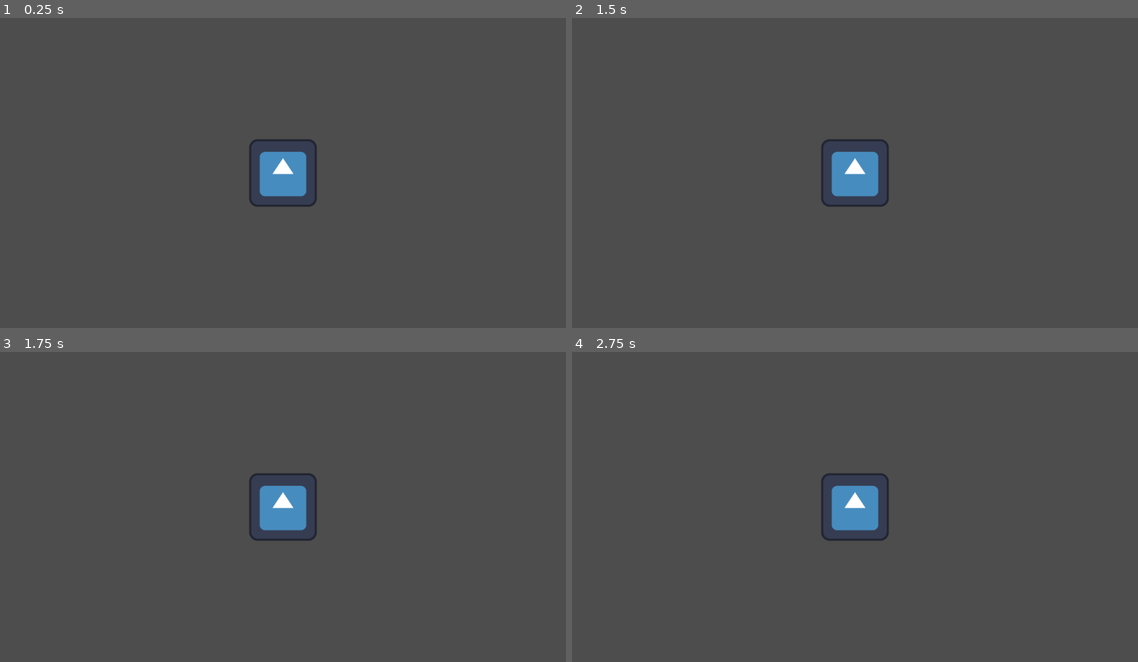
Above: before the commit, frames 1-4 (two rows, left to right).
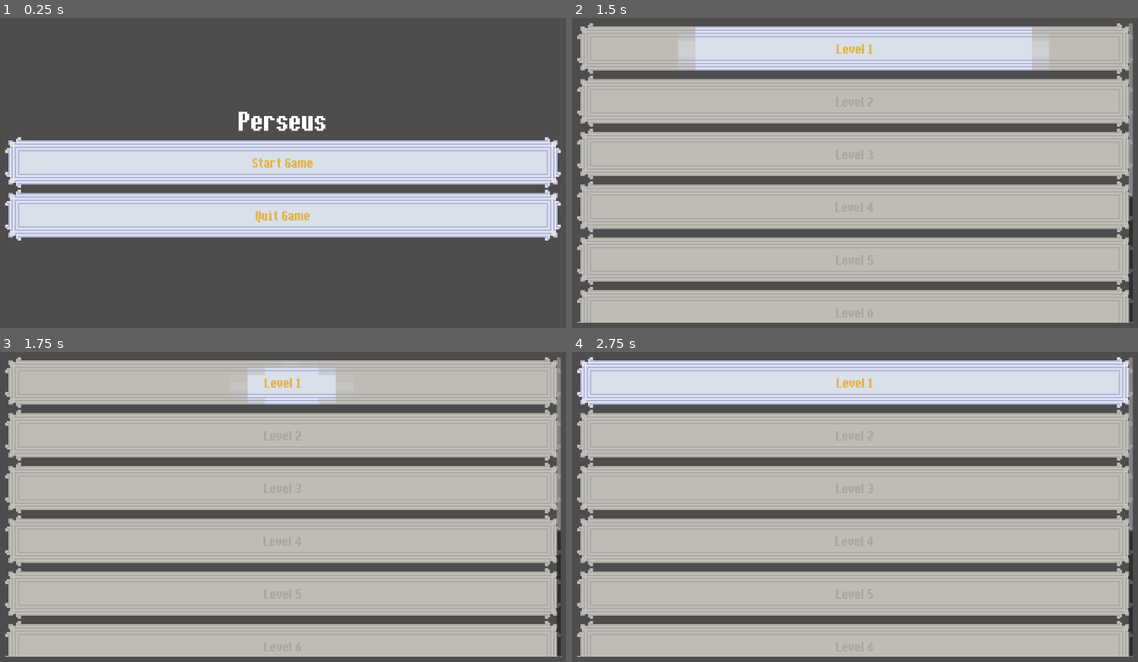
Above: after the commit, the same moments.

Repository: NicoUnd/cam-game-jam-26-repo
Game: Godot game, scene res://scenes/ui/main_menu.tscn
Two runs of this game, one before a commit and one after it. Both use one fixed random seed, a clock stepped at 60 frames per second and the inputs below. Before the commit the project starts from res://scenes/test_scenes/nic_test_scene.tscn. The engine's default icon, where the game draws it, is replaced by a stand-in: a white triangle on a blue panel in a dark square.
Inputs (mouse positions are in pixels of both pictures, inside the frame that each line leads up to):
- Up to frame 1 (0.25 s): no input
- Up to frame 2 (1.5 s): click (855, 163) at 0.52 s; click (855, 49) at 1.27 s
- Up to frame 3 (1.75 s): no input
- Up to frame 4 (2.75 s): tap Enter (ui_accept) at 2, 2.27 s; move the mouse to (990, 488) at 2.02 s; hold D (right) from 2.03 s (still down); tap Shift (Dash) at 2.1 s

The runs differ from the first frame. In frame 1, 29% of the frame differs, in the area x 0-100%, y 30-72%; in frame 2, 81%; in frame 3, 81%; in frame 4, 81%, in the area x 0-100%, y 1-99%.

Commit message:
level select

Diff:
--- a/project.godot
+++ b/project.godot
@@ -11,7 +11,7 @@
 [application]
 
 config/name="CamGameJam26"
-run/main_scene="uid://clx7te0yh7qd7"
+run/main_scene="uid://dudgtjljsy10w"
 config/features=PackedStringArray("4.6", "Forward Plus")
 config/icon="res://icon.svg"
 
--- /dev/null
+++ b/scenes/ui/button.tscn
@@ -0,0 +1,57 @@
+[gd_scene format=3 uid="uid://bvfh111qyafjd"]
+
+[ext_resource type="Script" uid="uid://bdx36qttw3ft8" path="res://scripts/button.gd" id="1_mrrss"]
+[ext_resource type="Shader" uid="uid://ktmwyg86ce11" path="res://shaders/petrification.gdshader" id="2_y0w6a"]
+[ext_resource type="Texture2D" uid="uid://7sjs0o1hpc0c" path="res://assets/sprites/button.png" id="3_cxawc"]
+[ext_resource type="FontFile" uid="uid://bekfx0qjolqss" path="res://assets/fonts/ithaca-font/Ithaca-LVB75.ttf" id="4_m4qnx"]
+
+[sub_resource type="ShaderMaterial" id="ShaderMaterial_x2yvf"]
+shader = ExtResource("2_y0w6a")
+shader_parameter/use_canvas_group = true
+shader_parameter/spritesheet_frames = Vector2(1, 1)
+shader_parameter/progress = 0.0
+shader_parameter/stone_tint = Color(0.62091947, 0.5992716, 0.55412227, 1)
+shader_parameter/tint_weight = 0.50000002375
+shader_parameter/edge_blur = 0.05
+shader_parameter/pixel_resolution = Vector2(32, 8)
+
+[node name="Button" type="Control" unique_id=1402378235]
+custom_minimum_size = Vector2(0, 96)
+layout_mode = 3
+anchors_preset = 0
+script = ExtResource("1_mrrss")
+
+[node name="TextureButton" type="TextureButton" parent="." unique_id=760975221]
+layout_mode = 1
+anchors_preset = 15
+anchor_right = 1.0
+anchor_bottom = 1.0
+grow_horizontal = 2
+grow_vertical = 2
+
+[node name="CanvasGroup" type="CanvasGroup" parent="." unique_id=482358468]
+material = SubResource("ShaderMaterial_x2yvf")
+
+[node name="NinePatchRect" type="NinePatchRect" parent="CanvasGroup" unique_id=1058684425]
+custom_minimum_size = Vector2(160, 96)
+offset_right = 1052.0
+offset_bottom = 96.0
+size_flags_horizontal = 4
+texture = ExtResource("3_cxawc")
+patch_margin_left = 30
+patch_margin_top = 30
+patch_margin_right = 30
+patch_margin_bottom = 30
+
+[node name="Label" type="Label" parent="CanvasGroup/NinePatchRect" unique_id=428957364]
+layout_mode = 1
+anchors_preset = 15
+anchor_right = 1.0
+anchor_bottom = 1.0
+grow_horizontal = 2
+grow_vertical = 2
+theme_override_colors/font_color = Color(0.8901961, 0.7058824, 0.28235295, 1)
+theme_override_fonts/font = ExtResource("4_m4qnx")
+theme_override_font_sizes/font_size = 32
+horizontal_alignment = 1
+vertical_alignment = 1
--- /dev/null
+++ b/scenes/ui/level_select.tscn
@@ -0,0 +1,80 @@
+[gd_scene format=3 uid="uid://bvc40bv3r8kwj"]
+
+[ext_resource type="PackedScene" uid="uid://bvfh111qyafjd" path="res://scenes/ui/button.tscn" id="1_x15a5"]
+
+[node name="LevelSelect" type="Control" unique_id=1981150301]
+layout_mode = 3
+anchors_preset = 15
+anchor_right = 1.0
+anchor_bottom = 1.0
+grow_horizontal = 2
+grow_vertical = 2
+
+[node name="MarginContainer" type="MarginContainer" parent="." unique_id=1705746228]
+layout_mode = 1
+anchors_preset = 15
+anchor_right = 1.0
+anchor_bottom = 1.0
+grow_horizontal = 2
+grow_vertical = 2
+theme_override_constants/margin_left = 50
+theme_override_constants/margin_top = 40
+theme_override_constants/margin_right = 50
+theme_override_constants/margin_bottom = 40
+
+[node name="ScrollContainer" type="ScrollContainer" parent="MarginContainer" unique_id=608963001]
+layout_mode = 2
+
+[node name="VBoxContainer" type="VBoxContainer" parent="MarginContainer/ScrollContainer" unique_id=600261456]
+layout_mode = 2
+size_flags_horizontal = 3
+size_flags_vertical = 3
+
+[node name="Button1" parent="MarginContainer/ScrollContainer/VBoxContainer" unique_id=1402378235 instance=ExtResource("1_x15a5")]
+layout_mode = 2
+label_text = "Level 1"
+
+[node name="Button2" parent="MarginContainer/ScrollContainer/VBoxContainer" unique_id=1360980316 instance=ExtResource("1_x15a5")]
+layout_mode = 2
+label_text = "Level 2"
+locked = true
+
+[node name="Button3" parent="MarginContainer/ScrollContainer/VBoxContainer" unique_id=1893733811 instance=ExtResource("1_x15a5")]
+layout_mode = 2
+label_text = "Level 3"
+locked = true
+
+[node name="Button4" parent="MarginContainer/ScrollContainer/VBoxContainer" unique_id=813111450 instance=ExtResource("1_x15a5")]
+layout_mode = 2
+label_text = "Level 4"
+locked = true
+
+[node name="Button5" parent="MarginContainer/ScrollContainer/VBoxContainer" unique_id=1768224720 instance=ExtResource("1_x15a5")]
+layout_mode = 2
+label_text = "Level 5"
+locked = true
+
+[node name="Button6" parent="MarginContainer/ScrollContainer/VBoxContainer" unique_id=1089578851 instance=ExtResource("1_x15a5")]
+layout_mode = 2
+label_text = "Level 6"
+locked = true
+
+[node name="Button7" parent="MarginContainer/ScrollContainer/VBoxContainer" unique_id=331892769 instance=ExtResource("1_x15a5")]
+layout_mode = 2
+label_text = "Level 7"
+locked = true
+
+[node name="Button8" parent="MarginContainer/ScrollContainer/VBoxContainer" unique_id=826985835 instance=ExtResource("1_x15a5")]
+layout_mode = 2
+label_text = "Level 8"
+locked = true
+
+[node name="Button9" parent="MarginContainer/ScrollContainer/VBoxContainer" unique_id=2092880105 instance=ExtResource("1_x15a5")]
+layout_mode = 2
+label_text = "Level 9"
+locked = true
+
+[node name="Button10" parent="MarginContainer/ScrollContainer/VBoxContainer" unique_id=2132355953 instance=ExtResource("1_x15a5")]
+layout_mode = 2
+label_text = "Level 10"
+locked = true
--- a/scenes/ui/main_menu.tscn
+++ b/scenes/ui/main_menu.tscn
@@ -1,27 +1,8 @@
 [gd_scene format=3 uid="uid://dudgtjljsy10w"]
 
+[ext_resource type="Script" uid="uid://bqv8yh3131mxf" path="res://scripts/main_menu.gd" id="1_1g8jr"]
 [ext_resource type="FontFile" uid="uid://bekfx0qjolqss" path="res://assets/fonts/ithaca-font/Ithaca-LVB75.ttf" id="1_sl1te"]
-[ext_resource type="Shader" uid="uid://ktmwyg86ce11" path="res://shaders/petrification.gdshader" id="2_1g8jr"]
-[ext_resource type="Script" uid="uid://bdx36qttw3ft8" path="res://scripts/button.gd" id="3_m1kxf"]
-[ext_resource type="Texture2D" uid="uid://7sjs0o1hpc0c" path="res://assets/sprites/button.png" id="4_m1kxf"]
-
-[sub_resource type="ShaderMaterial" id="ShaderMaterial_x2yvf"]
-shader = ExtResource("2_1g8jr")
-shader_parameter/use_canvas_group = true
-shader_parameter/progress = 0.0
-shader_parameter/stone_tint = Color(0.62091947, 0.5992716, 0.55412227, 1)
-shader_parameter/tint_weight = 0.50000002375
-shader_parameter/edge_blur = 0.05
-shader_parameter/pixel_resolution = Vector2(32, 8)
-
-[sub_resource type="ShaderMaterial" id="ShaderMaterial_m1kxf"]
-shader = ExtResource("2_1g8jr")
-shader_parameter/use_canvas_group = true
-shader_parameter/progress = 0.0
-shader_parameter/stone_tint = Color(0.62091947, 0.5992716, 0.55412227, 1)
-shader_parameter/tint_weight = 0.50000002375
-shader_parameter/edge_blur = 0.05
-shader_parameter/pixel_resolution = Vector2(32, 8)
+[ext_resource type="PackedScene" uid="uid://bvfh111qyafjd" path="res://scenes/ui/button.tscn" id="2_fe2o3"]
 
 [node name="MainMenu" type="Control" unique_id=2079963728]
 layout_mode = 3
@@ -30,6 +11,7 @@
 anchor_bottom = 1.0
 grow_horizontal = 2
 grow_vertical = 2
+script = ExtResource("1_1g8jr")
 
 [node name="MarginContainer" type="MarginContainer" parent="." unique_id=345482774]
 layout_mode = 1
@@ -54,83 +36,13 @@
 text = "Perseus"
 horizontal_alignment = 1
 
-[node name="StartButton" type="Control" parent="MarginContainer/VBoxContainer" unique_id=1880642969]
-custom_minimum_size = Vector2(0, 96)
+[node name="StartButton" parent="MarginContainer/VBoxContainer" unique_id=1402378235 instance=ExtResource("2_fe2o3")]
 layout_mode = 2
-script = ExtResource("3_m1kxf")
+label_text = "Start Game"
 
-[node name="TextureButton" type="TextureButton" parent="MarginContainer/VBoxContainer/StartButton" unique_id=1852119045]
-layout_mode = 1
-anchors_preset = 15
-anchor_right = 1.0
-anchor_bottom = 1.0
-grow_horizontal = 2
-grow_vertical = 2
+[node name="QuitButton" parent="MarginContainer/VBoxContainer" unique_id=1399669 instance=ExtResource("2_fe2o3")]
+layout_mode = 2
+label_text = "Quit Game"
 
-[node name="CanvasGroup" type="CanvasGroup" parent="MarginContainer/VBoxContainer/StartButton" unique_id=1240722414]
-material = SubResource("ShaderMaterial_x2yvf")
-
-[node name="NinePatchRect" type="NinePatchRect" parent="MarginContainer/VBoxContainer/StartButton/CanvasGroup" unique_id=1907011162]
-custom_minimum_size = Vector2(160, 96)
-offset_right = 1052.0
-offset_bottom = 96.0
-size_flags_horizontal = 4
-texture = ExtResource("4_m1kxf")
-patch_margin_left = 30
-patch_margin_top = 30
-patch_margin_right = 30
-patch_margin_bottom = 30
-
-[node name="Label" type="Label" parent="MarginContainer/VBoxContainer/StartButton/CanvasGroup/NinePatchRect" unique_id=1093793844]
-layout_mode = 1
-anchors_preset = 15
-anchor_right = 1.0
-anchor_bottom = 1.0
-grow_horizontal = 2
-grow_vertical = 2
-theme_override_colors/font_color = Color(0.8901961, 0.7058824, 0.28235295, 1)
-theme_override_fonts/font = ExtResource("1_sl1te")
-theme_override_font_sizes/font_size = 32
-text = "Start Game"
-horizontal_alignment = 1
-vertical_alignment = 1
-
-[node name="QuitButton" type="Control" parent="MarginContainer/VBoxContainer" unique_id=2060320491]
-custom_minimum_size = Vector2(0, 96)
-layout_mode = 2
-script = ExtResource("3_m1kxf")
-
-[node name="TextureButton" type="TextureButton" parent="MarginContainer/VBoxContainer/QuitButton" unique_id=763853301]
-layout_mode = 1
-anchors_preset = 15
-anchor_right = 1.0
-anchor_bottom = 1.0
-grow_horizontal = 2
-grow_vertical = 2
-
-[node name="CanvasGroup" type="CanvasGroup" parent="MarginContainer/VBoxContainer/QuitButton" unique_id=757854140]
-material = SubResource("ShaderMaterial_m1kxf")
-
-[node name="NinePatchRect" type="NinePatchRect" parent="MarginContainer/VBoxContainer/QuitButton/CanvasGroup" unique_id=833339433]
-custom_minimum_size = Vector2(1052, 96)
-offset_right = 1052.0
-offset_bottom = 96.0
-texture = ExtResource("4_m1kxf")
-patch_margin_left = 30
-patch_margin_top = 30
-patch_margin_right = 30
-patch_margin_bottom = 30
-
-[node name="Label" type="Label" parent="MarginContainer/VBoxContainer/QuitButton/CanvasGroup/NinePatchRect" unique_id=1565801519]
-layout_mode = 1
-anchors_preset = 15
-anchor_right = 1.0
-anchor_bottom = 1.0
-grow_horizontal = 2
-grow_vertical = 2
-theme_override_colors/font_color = Color(0.8901961, 0.7058824, 0.28235295, 1)
-theme_override_fonts/font = ExtResource("1_sl1te")
-theme_override_font_sizes/font_size = 32
-text = "Quit Game"
-horizontal_alignment = 1
-vertical_alignment = 1
+[connection signal="interacted" from="MarginContainer/VBoxContainer/StartButton" to="." method="start_game"]
+[connection signal="interacted" from="MarginContainer/VBoxContainer/QuitButton" to="." method="quit_game"]
--- a/scripts/button.gd
+++ b/scripts/button.gd
@@ -1,22 +1,55 @@
 extends Control
 
 @export var petrification_duration: float = 0.6
+@export var label_text : String = ""
+@export var locked : bool = false
+
+signal interacted
 
 @onready var _canvas_group: CanvasGroup = $CanvasGroup
 @onready var _interaction_button: TextureButton = $TextureButton
 @onready var _nine_patch: NinePatchRect = $CanvasGroup/NinePatchRect
 
 func _ready() -> void:
-	# Duplicate the material on the CanvasGroup so each button is independent
-	_canvas_group.material = _canvas_group.material.duplicate()
+	$CanvasGroup/NinePatchRect/Label.text = label_text
 
+	if not locked:
+		unlock()
+	else:
+		_canvas_group.set_instance_shader_parameter("progress", 1.0)
+
+func unlock() -> void:
+	_interaction_button.pressed.connect(_on_button_pressed)
 	_interaction_button.mouse_entered.connect(_on_mouse_entered)
 	_interaction_button.mouse_exited.connect(_on_mouse_exited)
 
 func _on_mouse_entered() -> void:
 	var tween = create_tween()
-	tween.tween_property(_canvas_group.material, "shader_parameter/progress", 1.0, petrification_duration)
+
+	var current_progress = _canvas_group.get_instance_shader_parameter("progress")
+	if current_progress == null:
+		current_progress = 0.0
+
+	tween.tween_method(
+		func(val: float): _canvas_group.set_instance_shader_parameter("progress", val),
+		current_progress,
+		1.0,
+		petrification_duration
+	)
 
 func _on_mouse_exited() -> void:
 	var tween = create_tween()
-	tween.tween_property(_canvas_group.material, "shader_parameter/progress", 0.0, petrification_duration)
+
+	var current_progress = _canvas_group.get_instance_shader_parameter("progress")
+	if current_progress == null:
+		current_progress = 1.0
+
+	tween.tween_method(
+		func(val: float): _canvas_group.set_instance_shader_parameter("progress", val),
+		current_progress,
+		0.0,
+		petrification_duration
+	)
+
+func _on_button_pressed() -> void:
+	interacted.emit()
--- /dev/null
+++ b/scripts/main_menu.gd
@@ -0,0 +1,7 @@
+extends Control
+
+func start_game():
+	get_tree().change_scene_to_file("res://scenes/ui/level_select.tscn")
+
+func quit_game():
+	get_tree().quit()
--- a/shaders/petrification.gdshader
+++ b/shaders/petrification.gdshader
@@ -9,7 +9,7 @@
 // For a standard standalone Sprite2D, leave this at vec2(1.0, 1.0)
 uniform vec2 spritesheet_frames = vec2(1.0, 1.0);
 
-uniform float progress : hint_range(0.0, 1.0) = 0.0;
+instance uniform float progress : hint_range(0.0, 1.0) = 0.0;
 uniform vec4 stone_tint : source_color = vec4(0.6, 0.6, 0.6, 1.0);
 uniform float tint_weight : hint_range(0.0, 1.0) = 0.85;
 uniform float edge_blur : hint_range(0.0, 0.5) = 0.05;
Not shown, added: scripts/main_menu.gd.uid
